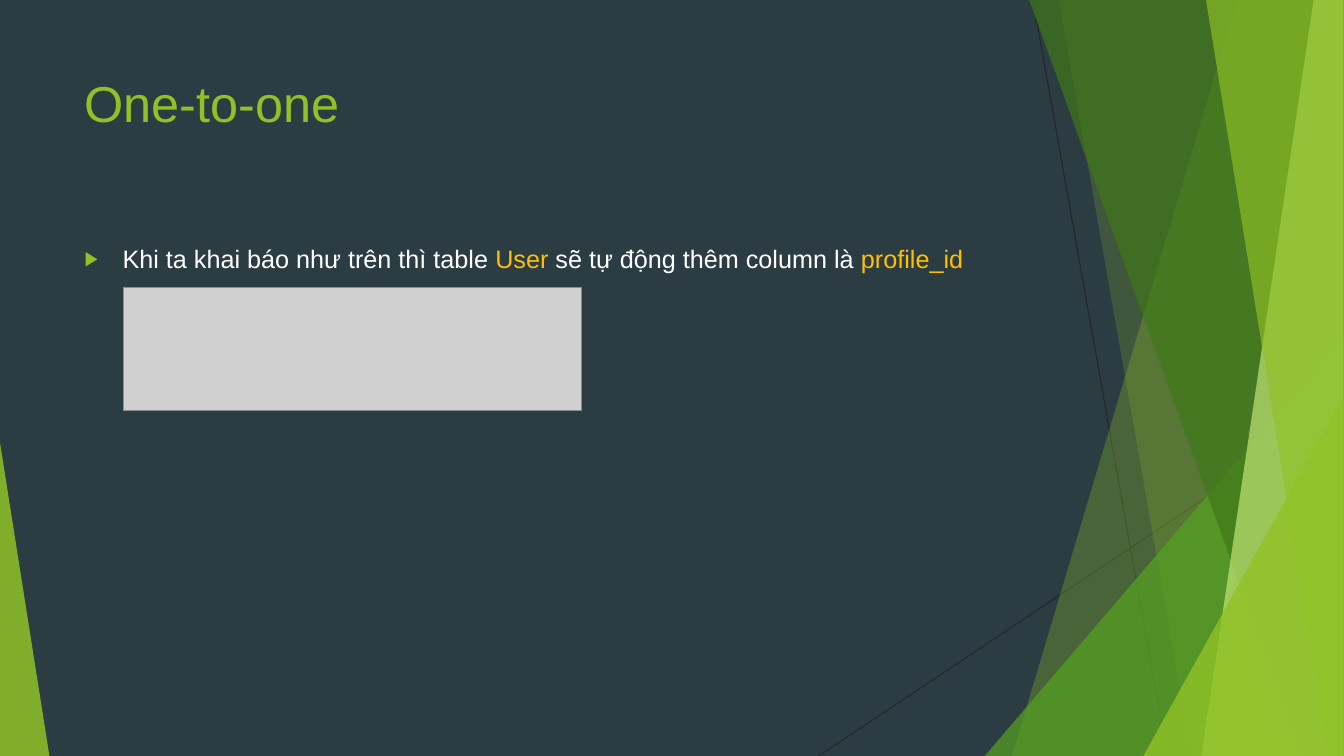
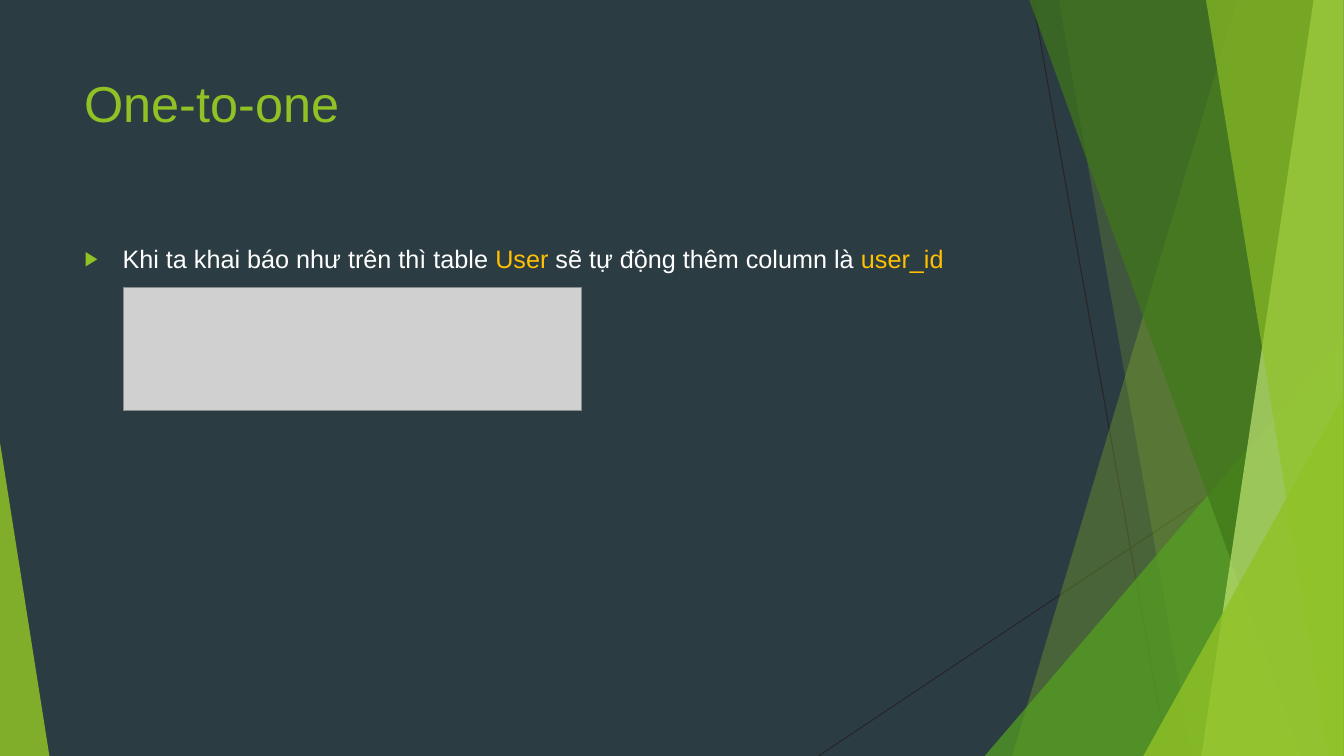
Before and after one commit to sobbingwind/SpringBoot, a slide deck: slide 35 of 07.Spring Data JPA.pptx (slide 33 before the commit). Drawn at 1344x756 pixels with LibreOffice and Linux fonts; fonts in the diff are those of the drawing; grey boxes stand for pictures. Boxes give left, top, right and bottom in pixels: in the first picture for what was removed or moved away, otherwise in the second. Text is boxed around its words. In the diff, an @@ line names an element or a change of style, - is before the commit and + after.

```diff
--- a/07.Spring Data JPA.pptx
+++ b/07.Spring Data JPA.pptx
@@ text at box(123, 249, 944, 274): text changed @@
-▶ Khi ta khai báo như trên thì table User sẽ tự động thêm column là profile_id
+▶ Khi ta khai báo như trên thì table User sẽ tự động thêm column là user_id
```
Also in this commit, not shown: 3 other slides changed, 7 slides added.
